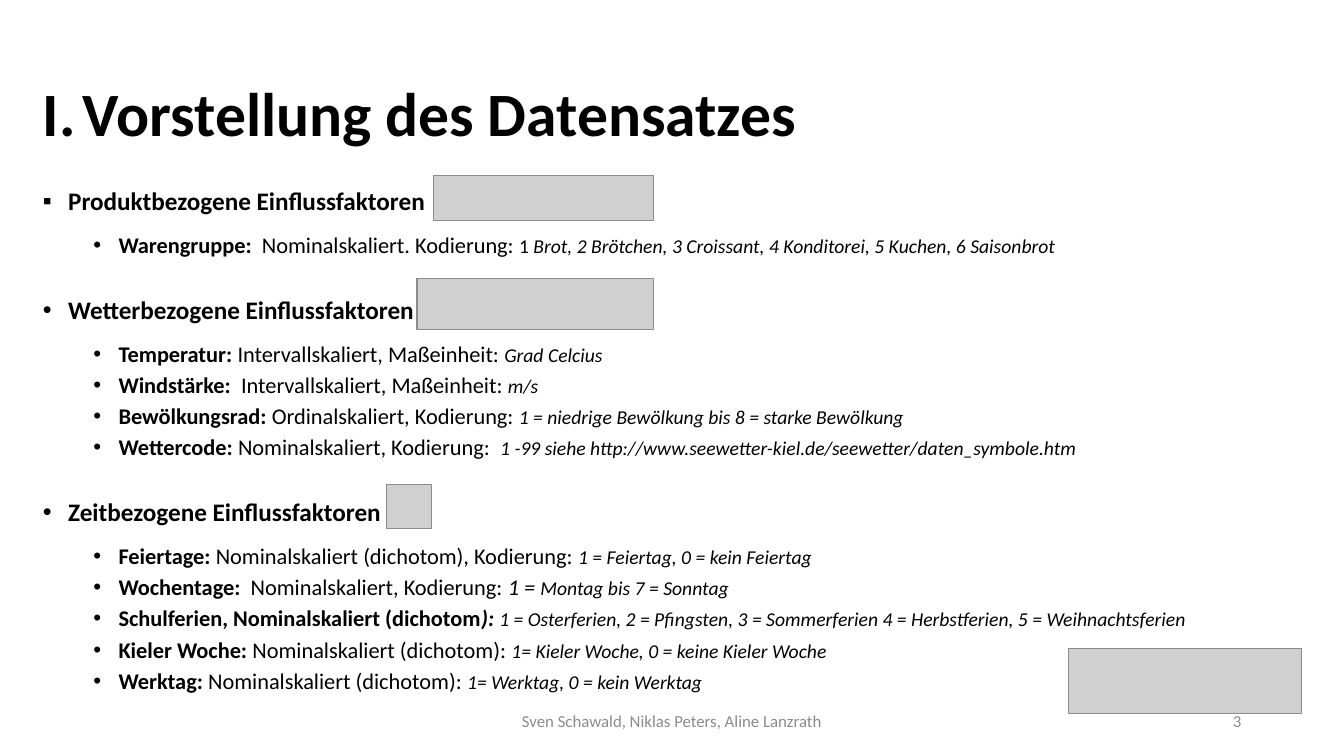
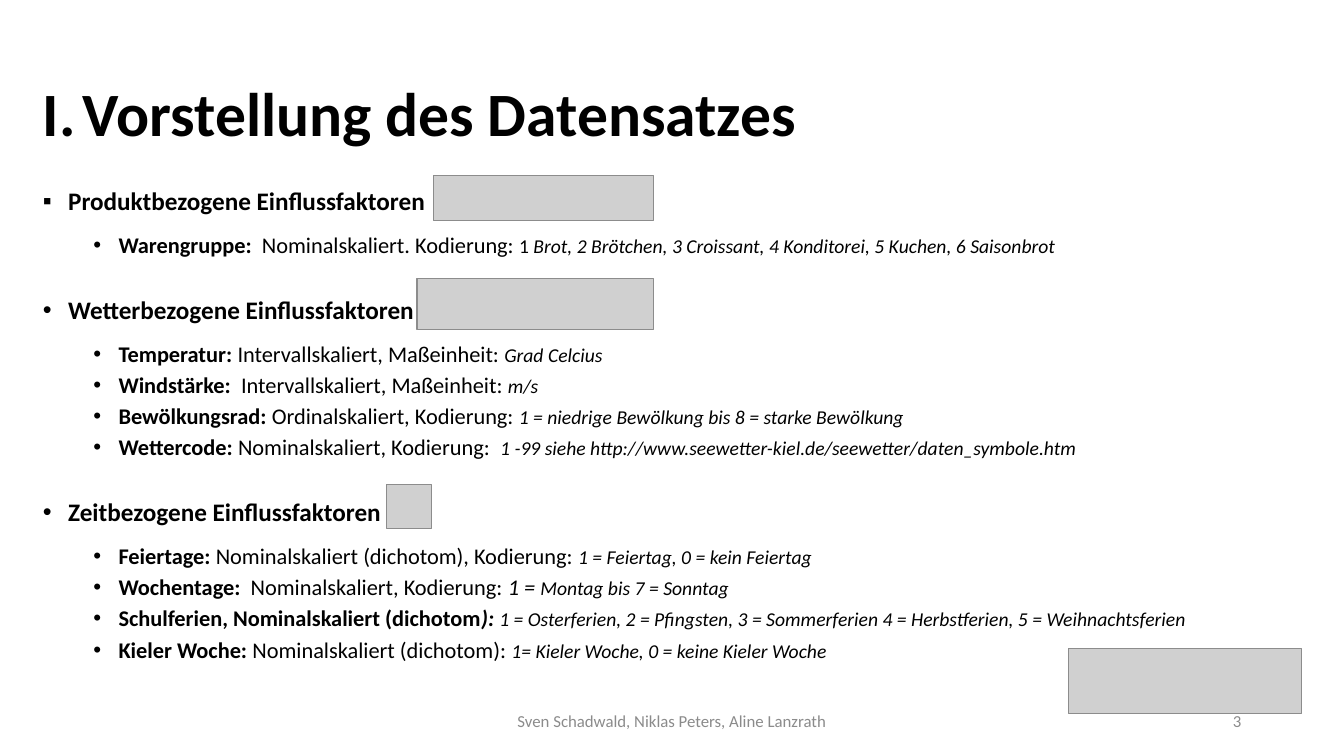
Before and after one commit to Nikiniksn/DataScience-Gruppe_02, a slide deck: slide 3 of Präsentation Gruppe 2.pptx. Drawn at 1344x756 pixels with LibreOffice and Linux fonts; fonts in the diff are those of the drawing; grey boxes stand for pictures. Boxes give left, top, right and bottom in pixels: in the first picture for what was removed or moved away, otherwise in the second. Text is boxed around its words. In the diff, an @@ line names an element or a change of style, - is before the commit and + after.

```diff
--- a/Präsentation Gruppe 2.pptx
+++ b/Präsentation Gruppe 2.pptx
@@ text at [119,673,702,693]: paragraph removed @@
-  • Werktag: Nominalskaliert (dichotom): 1= Werktag, 0 = kein Werktag
@@ text at [517,715,826,729]: text changed @@
-Sven Schawald, Niklas Peters, Aline Lanzrath
+Sven Schadwald, Niklas Peters, Aline Lanzrath
```
Also in this commit, not shown: 6 other slides changed, 1 slide added, 2 other files.
